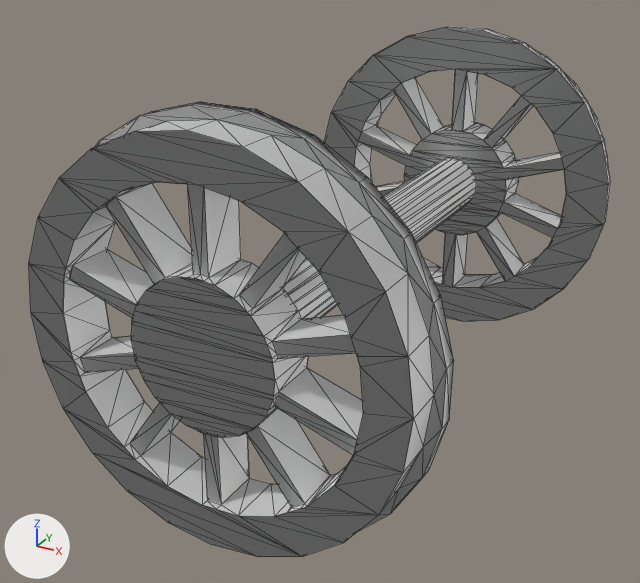
Two versions of the OBJ model models/01_Os_1.obj, one commit apart.
Rendered twice from a 50 mm camera at (41.2, -86.0, 35.6) aimed at (-3.6, -4.6, -5.1). Lighting does not change. The marker at lower left points along +X, +Y and +Z. Mesh edges are drawn as thin lines. Where no turn or scale is listed for an object, it has been applied to the vertices.

The first picture shows 'obj1', 'obj2', 'obj4', 'obj5', 'obj6', 'obj7'.
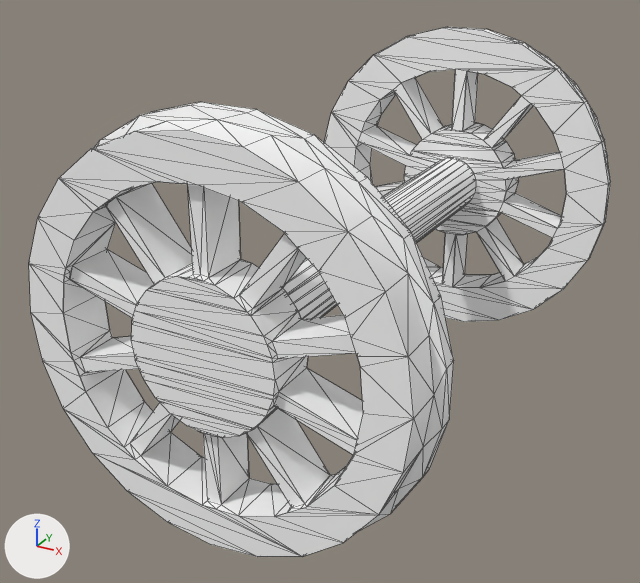
The newer file is also turned or shifted as a whole; pictures and numbers use the older file's frame.

Changed parts and their boxes (x1, y1, x2, y2) in the pictures (640 x 583 px):
'obj6', shading changed
    both: (63, 183, 363, 516)
'obj7', shading changed
    both: (29, 120, 434, 557)
'obj1', shading changed
    both: (324, 27, 611, 322)
'obj5', surface changed (grey to white)
    both: (95, 102, 454, 530)
'obj2', shading changed
    both: (355, 71, 562, 288)
'obj4', surface changed (grey to white)
    both: (283, 158, 476, 319)

Diff of the bpy script that builds the scene:
```diff
--- a/models/01_Os_1.obj.py
+++ b/models/01_Os_1.obj.py
@@ me_obj1 @@
 me_obj1.from_pydata(...)  # 168 vertices, 236 faces; spans x -20.3..20.9, y 26.7..28.2, z -20.6..20.6
 # used by ob_obj1; location = (0.0, 0.0, 0.0)
+# me_obj1 part 1: its shading normals changed
 me_obj1.materials.append(mat_mat0)
@@ me_obj2 @@
 me_obj2.from_pydata(...)  # 200 vertices, 306 faces; spans x -15.2..15.7, y 26.7..32.2, z -15.5..15.5
 # used by ob_obj2; location = (0.0, 0.0, 0.0)
+# me_obj2 part 2: its shading normals changed
 me_obj2.materials.append(mat_mat0)
@@ me_obj4 @@
 me_obj4.from_pydata(...)  # 48 vertices, 92 faces; spans x -3.5..3.5, y -26.8..26.7, z -3.5..3.5
 # used by ob_obj4; location = (0.0, 0.0, 0.0)
+# me_obj4 part 3: the surface is now shaded flat
 me_obj4.materials.append(mat_mat0)
@@ me_obj5 @@
 me_obj5.from_pydata(...)  # 168 vertices, 236 faces; spans x -20.6..20.6, y -28.3..-26.8, z -20.6..20.6
 # used by ob_obj5; location = (0.0, 0.0, 0.0)
+# me_obj5 part 4: the surface is now shaded flat
 me_obj5.materials.append(mat_mat0)
@@ me_obj6 @@
 me_obj6.from_pydata(...)  # 200 vertices, 306 faces; spans x -15.5..15.5, y -32.3..-26.8, z -15.5..15.5
 # used by ob_obj6; location = (0.0, 0.0, 0.0)
+# me_obj6 part 5: its shading normals changed
 me_obj6.materials.append(mat_mat0)
@@ me_obj7 @@
 me_obj7.from_pydata(...)  # 88 vertices, 112 faces; spans x -19.7..19.7, y -32.3..-28.3, z -19.7..19.7
 # used by ob_obj7; location = (0.0, 0.0, 0.0)
+# me_obj7 part 6: its shading normals changed
 me_obj7.materials.append(mat_mat0)
```
